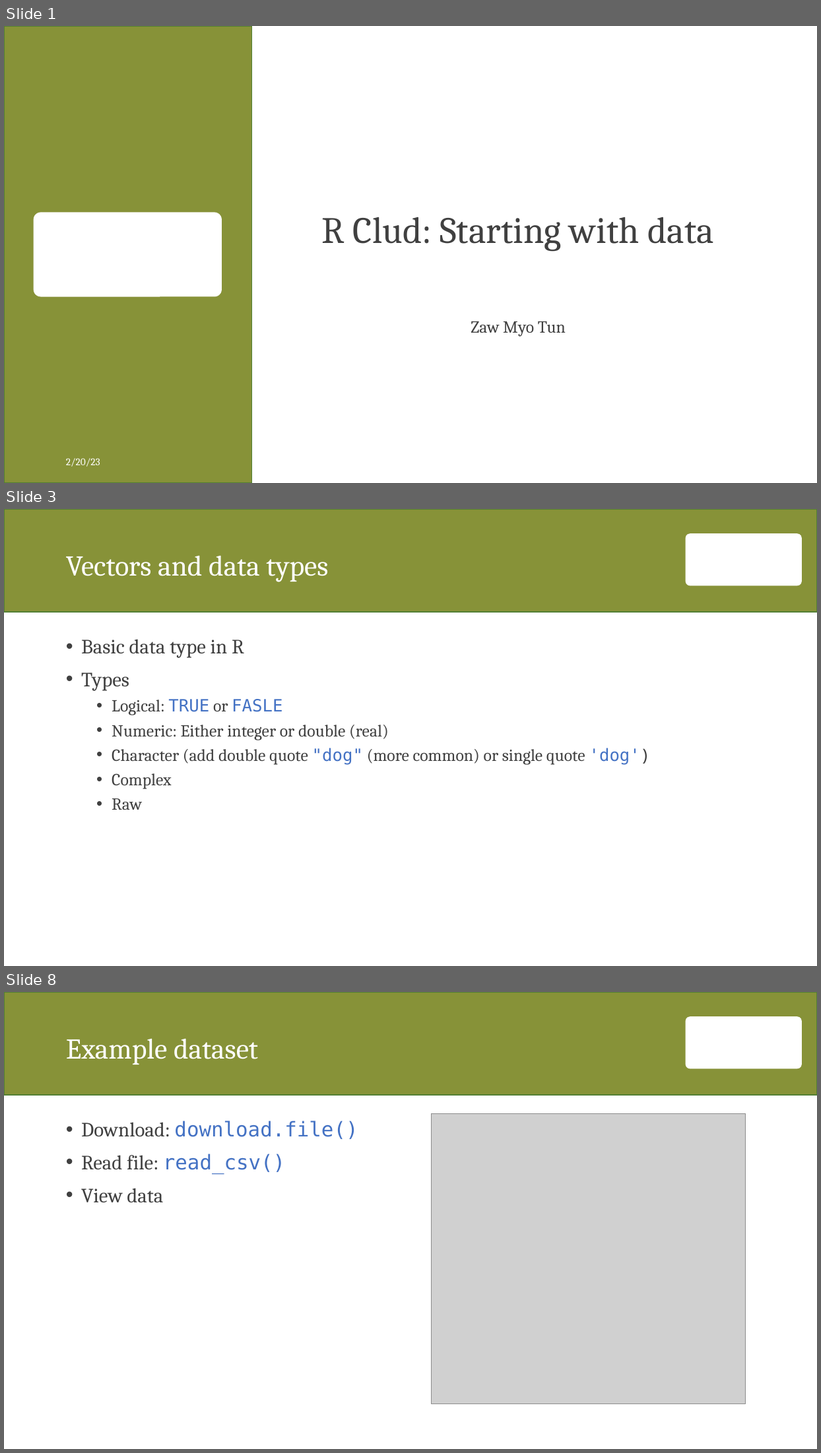
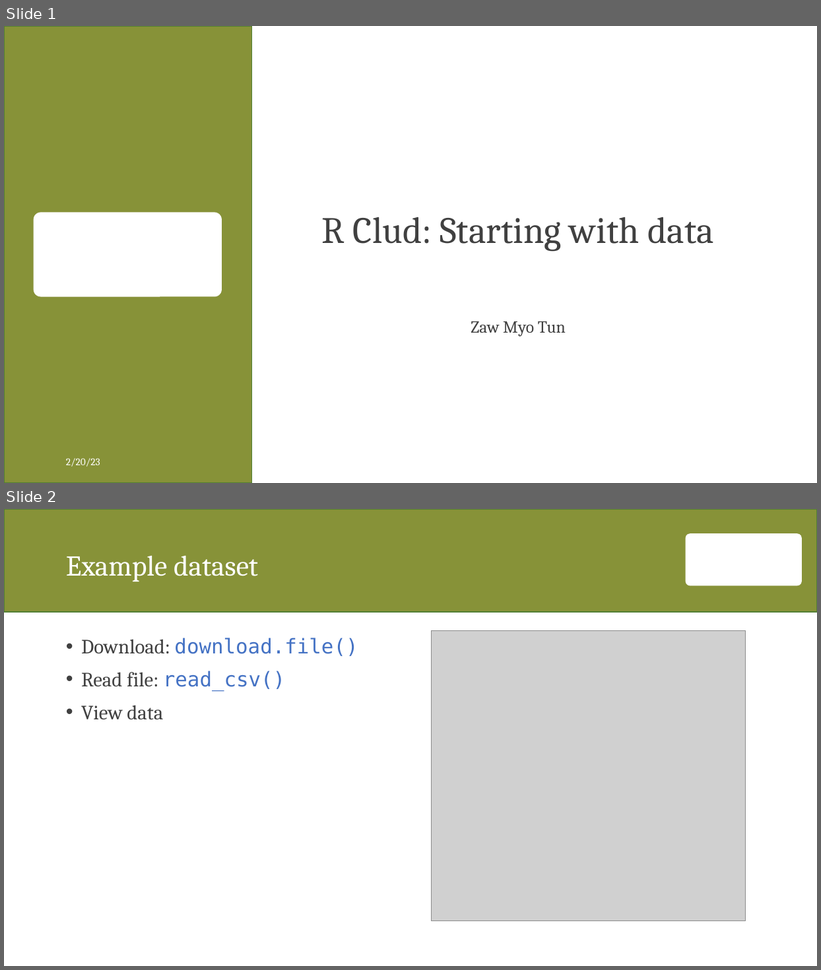
Before and after one commit to zawmtun/r_club, a slide deck: ex/02_starting_with_data.pptx. Shown one above the other, each under a label of ours: slides 1, 3 and 8 before the commit, slides 1 and 2 after it; the slides between them are not shown. The pictures are 821x1453 and 821x970 pixels, drawn with LibreOffice and Linux fonts; fonts in the diff are those of the drawing; grey boxes stand for pictures; background and template pictures are left out. Boxes give left, top, right and bottom in pixels: in the first picture for what was removed or moved away, otherwise in the second. Text is boxed around its words. In the diff, an @@ line names an element or a change of style, - is before the commit and + after.

```diff
--- a/ex/02_starting_with_data.pptx
+++ b/ex/02_starting_with_data.pptx
@@ slide 3 removed at bbox=[4, 509, 817, 966], background #FFFFFF; not listed: 2 template elements that a slide beside it also shows @@
@@ title removed at bbox=[66, 555, 328, 582] @@
-Vectors and data types
@@ text removed at bbox=[81, 639, 651, 810] @@
-• Basic data type in R
-• Types
-  • Logical: TRUE or FASLE
-  • Numeric: Either integer or double (real)
-  • Character (add double quote "dog" (more common) or single quote 'dog')
-  • Complex
-  • Raw
@@ what was slide 8 is now slide 2 @@
```
Also in this commit, not shown: 1 slide changed, 6 other slides removed, 2 other files.
